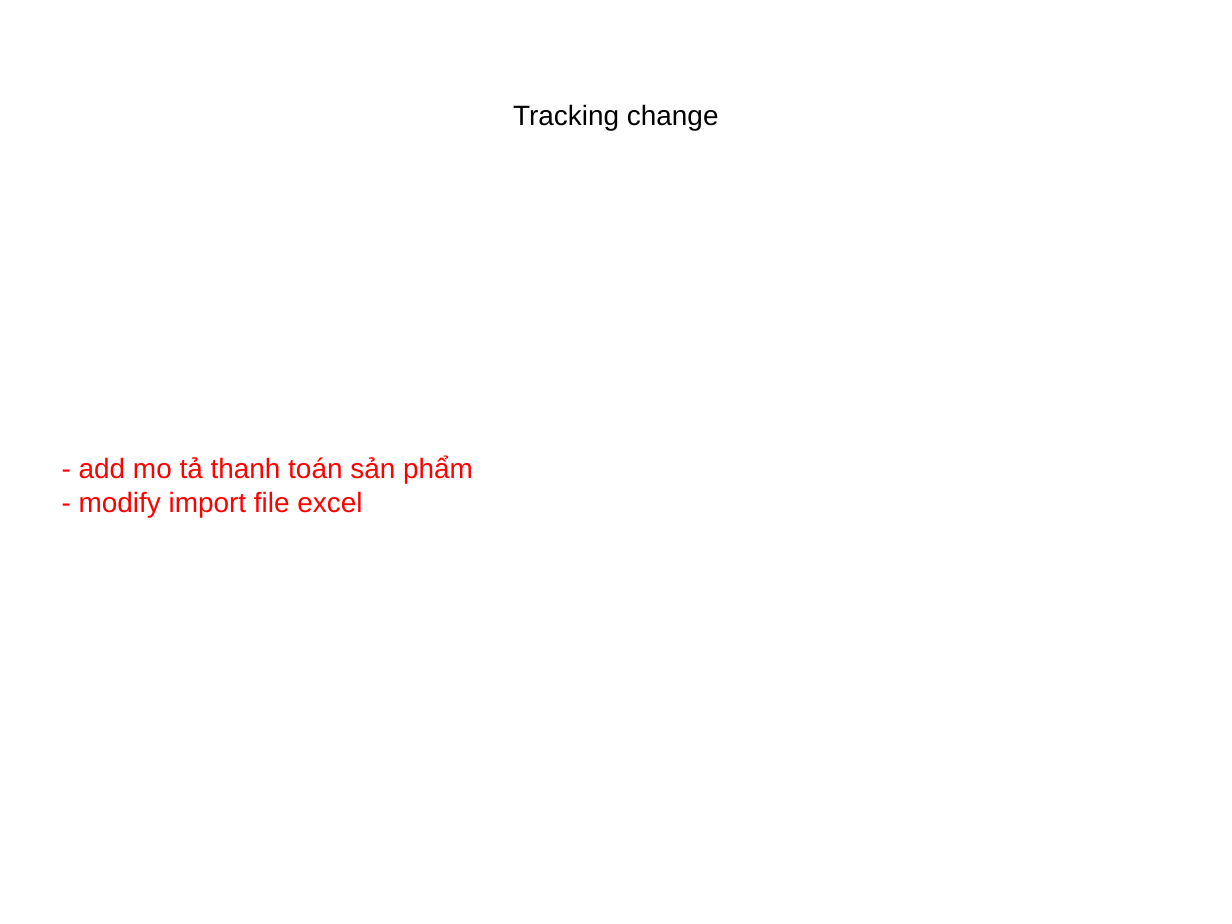
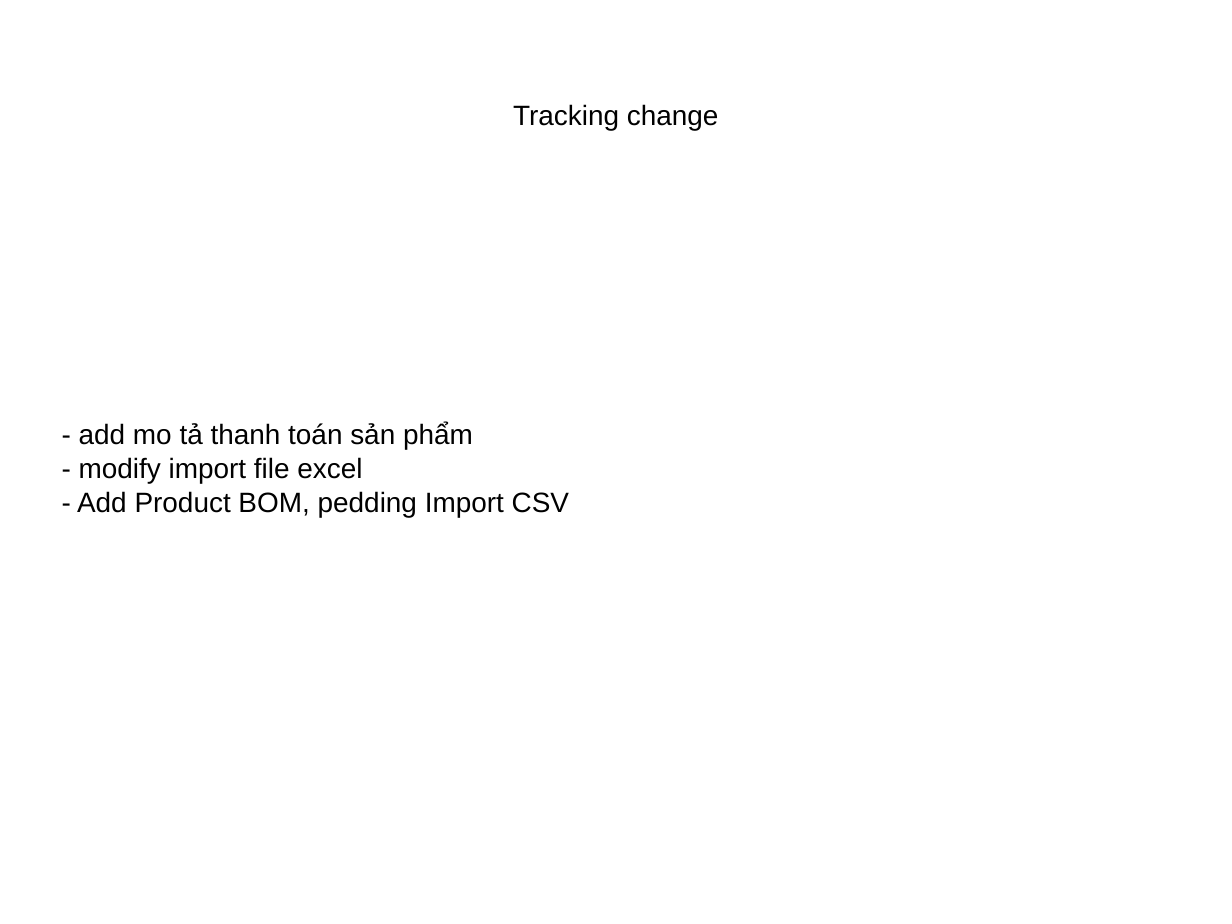
Before and after one commit to aoteman9527/for-imagine-world, a slide deck: slide 1 of DOCUMENTs/Module Ban Hang/Overview.Shopping.Module.v.0.0.2.pptx. Drawn at 1232x924 pixels with LibreOffice and Linux fonts; fonts in the diff are those of the drawing. Boxes give left, top, right and bottom in pixels: in the first picture for what was removed or moved away, otherwise in the second. Text is boxed around its words. In the diff, an @@ line names an element or a change of style, - is before the commit and + after.

```diff
--- a/DOCUMENTs/Module Ban Hang/Overview.Shopping.Module.v.0.0.2.pptx
+++ b/DOCUMENTs/Module Ban Hang/Overview.Shopping.Module.v.0.0.2.pptx
@@ text at box(79, 423, 473, 483): text colour #FF0000 to #000000 in "- add mo tả thanh toán sản ...", "- modify import file excel" @@
@@ text at box(77, 491, 569, 517): paragraph added @@
+- Add Product BOM, pedding Import CSV
```
Also in this commit, not shown: 1 other slide changed, 1 slide added.
